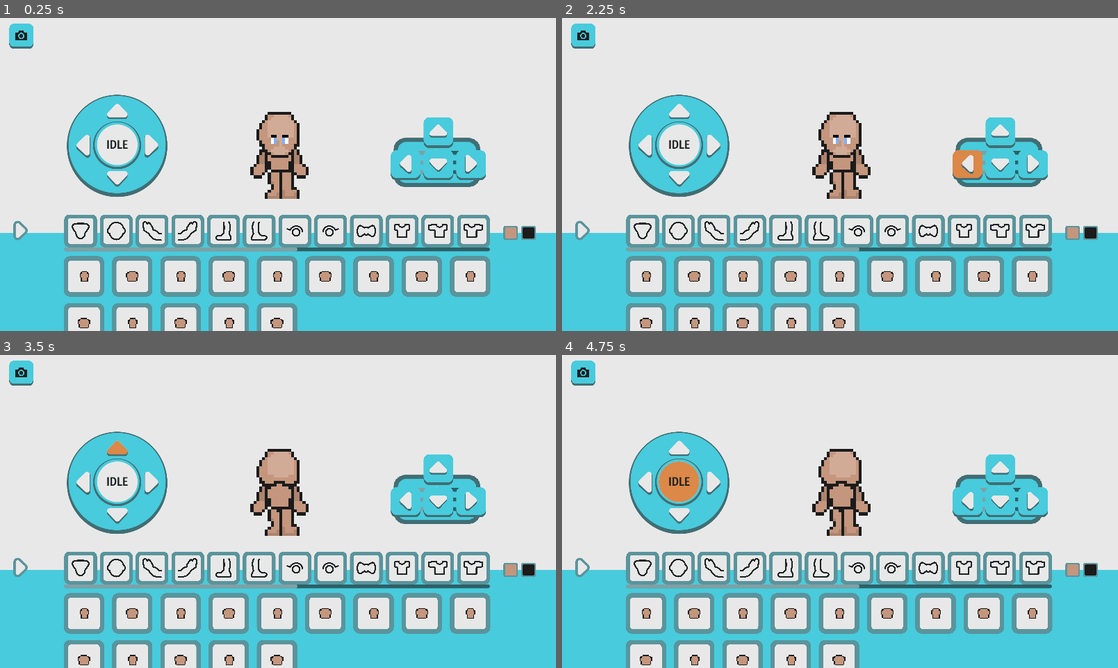
Above: before the commit, frames 1-4 (two rows, left to right).
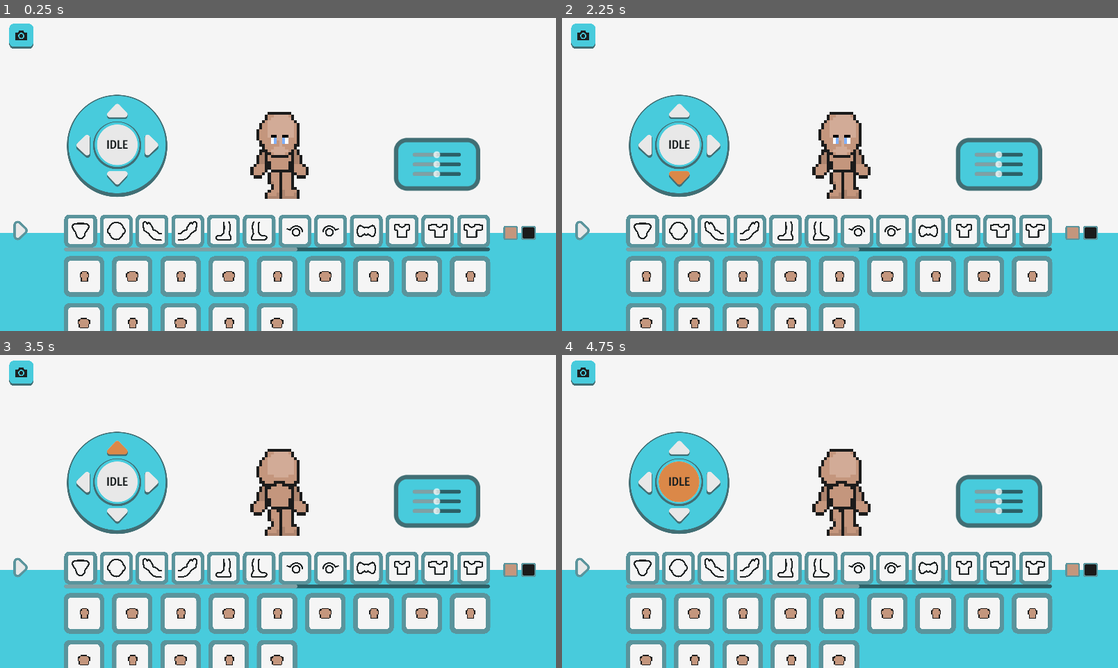
Above: after the commit, the same moments.

Repository: p1petto/CharacterMakerNew
Game: Godot game, scene res://Scenes/maker.tscn
Two runs of this game, one before a commit and one after it. Both use one fixed random seed, a clock stepped at 60 frames per second and the inputs below.
Inputs (mouse positions are in pixels of both pictures, inside the frame that each line leads up to):
- Up to frame 1 (0.25 s): no input
- Up to frame 2 (2.25 s): click (1034, 165) at 0.52 s; click (678, 177) at 1.27 s; click (967, 165) at 2.02 s
- Up to frame 3 (3.5 s): click (116, 448) at 2.77 s
- Up to frame 4 (4.75 s): click "IDLE" at 3.5 s; click "WALK" at 4.25 s

The runs differ from the first frame. In frame 1, 1.7% of the frame differs, in the area x 70-88%, y 31-56%; in frame 2, 2.1%, in the area x 19-88%, y 31-56%; in frame 3, 1.7%; in frame 4, 1.7%.

Commit message:
added: кастомизация колорпикера

Diff:
--- a/Assets/Theme/ColorTheme.tres
+++ b/Assets/Theme/ColorTheme.tres
@@ -6,5 +6,6 @@
 bg_color = Color(0.282353, 0.796078, 0.862745, 1)
 
 [resource]
+ColorPicker/icons/sample_bg = null
 Label/fonts/font = ExtResource("1_nclv2")
 PanelContainer/styles/panel = SubResource("StyleBoxFlat_ju3h0")
--- /dev/null
+++ b/Assets/UI/Sliders/SliderWindow.svg
@@ -0,0 +1,3 @@
+<svg width="229" height="229" viewBox="0 0 229 229" fill="none" xmlns="http://www.w3.org/2000/svg">
+<rect x="4.86707" y="4.61713" width="219" height="219" rx="20.5" fill="#48CBDC" stroke="#416E74" stroke-width="9"/>
+</svg>
--- /dev/null
+++ b/Scenes/UI/custom_color_picker.gd
@@ -0,0 +1,42 @@
+extends NinePatchRect
+@onready var color_picker = $ColorPicker
+@onready var color_preview = $ColorPicker/HBoxContainer/MarginContainer/ColorRect
+signal color_changed(color: Color)
+var picking_color := false
+
+func _ready() -> void:
+	Input.set_mouse_mode(Input.MOUSE_MODE_VISIBLE)
+	set_process_input(true)
+
+func _on_button_button_up() -> void:
+	picking_color = true
+	print("Color picking activated. Move mouse to preview, click to pick color.")
+
+func _input(event: InputEvent) -> void:
+	if not picking_color:
+		return
+
+	if event is InputEventMouseMotion or (event is InputEventMouseButton and event.pressed):
+		var viewport := get_viewport()
+		var image: Image = viewport.get_texture().get_image()
+		var window_size: Vector2 = viewport.get_visible_rect().size
+		var image_size: Vector2 = image.get_size()
+		var scale: Vector2 = image_size / window_size
+		var mouse_pos: Vector2 = event.position * scale
+
+		if image and mouse_pos.x >= 0 and mouse_pos.y >= 0 and mouse_pos.x < image_size.x and mouse_pos.y < image_size.y:
+			var pixel_color: Color = image.get_pixelv(mouse_pos)
+			color_preview.color = pixel_color
+
+			if event is InputEventMouseButton and event.pressed:
+				set_color_from_code(pixel_color)
+				print("Picked color:", pixel_color)
+				picking_color = false
+
+func _on_color_picker_color_changed(color: Color) -> void:
+	emit_signal("color_changed", color)
+
+func set_color_from_code(color: Color) -> void:
+	color_picker.color = color
+	color_preview.color = color
+	emit_signal("color_changed", color)
--- /dev/null
+++ b/Scenes/UI/custom_color_picker.tscn
@@ -0,0 +1,69 @@
+[gd_scene load_steps=7 format=3 uid="uid://dr8lvardujth0"]
+
+[ext_resource type="Script" path="res://Scenes/UI/custom_color_picker.gd" id="1_hiqtd"]
+[ext_resource type="Theme" uid="uid://4squd3f1aq8p" path="res://Assets/Theme/ColorTheme.tres" id="1_ybjb2"]
+[ext_resource type="Texture2D" uid="uid://duf081v6tdb1u" path="res://Assets/UI/CustomColorPicker/ColorPickerRect.png" id="2_ao1h3"]
+[ext_resource type="Texture2D" uid="uid://2mdyo7j1cjht" path="res://Assets/UI/CustomColorPicker/PickerButton/Property 1=Normal.png" id="4_w4q68"]
+[ext_resource type="Texture2D" uid="uid://cwnv653fap0p4" path="res://Assets/UI/CustomColorPicker/PickerButton/Property 1=pressed.png" id="5_r72tn"]
+[ext_resource type="Texture2D" uid="uid://duyxcx1ofpod8" path="res://Assets/UI/CustomColorPicker/PickerButton/Property 1=hover.png" id="6_jcd8e"]
+
+[node name="CustomColorPicker" type="NinePatchRect"]
+custom_minimum_size = Vector2(0, 360)
+offset_right = 292.0
+offset_bottom = 360.0
+size_flags_horizontal = 0
+theme = ExtResource("1_ybjb2")
+texture = ExtResource("2_ao1h3")
+region_rect = Rect2(0, 0, 1421, 1421)
+patch_margin_left = 11
+patch_margin_top = 34
+patch_margin_right = 11
+patch_margin_bottom = 11
+script = ExtResource("1_hiqtd")
+
+[node name="ColorPicker" type="ColorPicker" parent="."]
+layout_mode = 1
+anchors_preset = -1
+anchor_left = 0.5
+anchor_top = 0.543
+anchor_right = 0.5
+anchor_bottom = 0.543
+offset_left = -149.0
+offset_top = -167.0
+offset_right = 149.0
+offset_bottom = 167.0
+grow_horizontal = 2
+grow_vertical = 2
+scale = Vector2(0.85, 0.85)
+pivot_offset = Vector2(149, 167)
+sampler_visible = false
+color_modes_visible = false
+sliders_visible = false
+presets_visible = false
+
+[node name="HBoxContainer" type="HBoxContainer" parent="ColorPicker"]
+clip_contents = true
+layout_mode = 2
+theme_override_constants/separation = 12
+alignment = 2
+
+[node name="Button" type="TextureButton" parent="ColorPicker/HBoxContainer"]
+custom_minimum_size = Vector2(30, 30)
+layout_mode = 2
+size_flags_horizontal = 0
+texture_normal = ExtResource("4_w4q68")
+texture_pressed = ExtResource("5_r72tn")
+texture_hover = ExtResource("6_jcd8e")
+ignore_texture_size = true
+stretch_mode = 0
+
+[node name="MarginContainer" type="MarginContainer" parent="ColorPicker/HBoxContainer"]
+layout_mode = 2
+theme_override_constants/margin_right = 6
+
+[node name="ColorRect" type="ColorRect" parent="ColorPicker/HBoxContainer/MarginContainer"]
+custom_minimum_size = Vector2(246.19, 0)
+layout_mode = 2
+
+[connection signal="color_changed" from="ColorPicker" to="." method="_on_color_picker_color_changed"]
+[connection signal="button_up" from="ColorPicker/HBoxContainer/Button" to="." method="_on_button_button_up"]
--- a/Scenes/UI/custom_color_picker_button.tscn
+++ b/Scenes/UI/custom_color_picker_button.tscn
@@ -3,8 +3,8 @@
 [ext_resource type="Script" path="res://Scripts/UI/custom_color_picker_button.gd" id="1_1laor"]
 [ext_resource type="Texture2D" uid="uid://dvvvxx54qtnph" path="res://Assets/UI/ColorPickerButtonSlot/Property 1=normal.png" id="1_j3sci"]
 [ext_resource type="Texture2D" uid="uid://kmh7wotm082h" path="res://Assets/UI/ColorPickerButtonSlot/Property 1=active.png" id="2_5h0y7"]
-[ext_resource type="Script" path="res://Scripts/UI/color_picker.gd" id="2_pos8s"]
 [ext_resource type="Texture2D" uid="uid://i88ahoo6ie0t" path="res://Assets/UI/ColorPickerButtonSlot/Property 1=hover.png" id="3_ddgvk"]
+[ext_resource type="PackedScene" uid="uid://dr8lvardujth0" path="res://Scenes/UI/custom_color_picker.tscn" id="6_reg2r"]
 
 [node name="Button" type="TextureButton"]
 custom_minimum_size = Vector2(8, 8)
@@ -21,16 +21,12 @@
 stretch_mode = 0
 script = ExtResource("1_1laor")
 
-[node name="ColorPicker" type="ColorPicker" parent="."]
+[node name="ColorPicker" parent="." instance=ExtResource("6_reg2r")]
 visible = false
-layout_mode = 0
-offset_right = 298.0
-offset_bottom = 331.0
-edit_alpha = false
-color_modes_visible = false
-sliders_visible = false
-presets_visible = false
-script = ExtResource("2_pos8s")
+layout_mode = 1
+offset_left = -13.0
+offset_right = 295.0
+offset_bottom = 326.0
 
 [connection signal="toggled" from="." to="." method="_on_toggled"]
 [connection signal="color_changed" from="ColorPicker" to="." method="_on_color_picker_color_changed"]
--- a/Scenes/maker.tscn
+++ b/Scenes/maker.tscn
@@ -119,6 +119,7 @@
 [ext_resource type="Texture2D" uid="uid://b8phqo6i6qyrb" path="res://Assets/UI/Buttons/Property 1=pressed.png" id="103_k564d"]
 [ext_resource type="Texture2D" uid="uid://ctt0jieu6g1hg" path="res://Assets/UI/Buttons/Property 1=hover.png" id="104_2qwpn"]
 [ext_resource type="Texture2D" uid="uid://b2dhs5ey7tjgu" path="res://Assets/UI/icons/screenshot.svg" id="106_8grb0"]
+[ext_resource type="PackedScene" uid="uid://dr8lvardujth0" path="res://Scenes/UI/custom_color_picker.tscn" id="114_wcakn"]
 
 [sub_resource type="ViewportTexture" id="ViewportTexture_1urqw"]
 viewport_path = NodePath("SubViewportContainer/SubViewport")
@@ -404,6 +405,7 @@
 script = ExtResource("3_p20pd")
 
 [node name="PositionController" type="ColorRect" parent="UI"]
+visible = false
 anchors_preset = -1
 anchor_left = 0.875
 anchor_top = 0.418
@@ -607,6 +609,13 @@
 text = "IDLE"
 horizontal_alignment = 1
 
+[node name="ColorSchemeColorPicker" parent="UI" instance=ExtResource("114_wcakn")]
+visible = false
+offset_left = 793.0
+offset_top = 53.0
+offset_right = 1091.0
+offset_bottom = 387.0
+
 [node name="Catalog" type="MarginContainer" parent="UI" node_paths=PackedStringArray("current_tab")]
 anchors_preset = 12
 anchor_top = 1.0
@@ -889,19 +898,6 @@
 size_flags_vertical = 8
 script = ExtResource("45_5q11q")
 
-[node name="ColorSchemeColorPicker" type="ColorPicker" parent="UI"]
-visible = false
-offset_left = 823.0
-offset_top = 131.0
-offset_right = 1121.0
-offset_bottom = 431.0
-size_flags_horizontal = 4
-picker_shape = 2
-color_modes_visible = false
-sliders_visible = false
-hex_visible = false
-presets_visible = false
-
 [node name="HBoxContainer" type="MarginContainer" parent="UI"]
 anchors_preset = 10
 anchor_right = 1.0
--- a/Scenes/slider_window.tscn
+++ b/Scenes/slider_window.tscn
@@ -3,17 +3,18 @@
 [ext_resource type="Texture2D" uid="uid://cp6jd4855bu42" path="res://Assets/UI/Sliders/SliderWindow.png" id="1_k8p8d"]
 
 [node name="SliderWindow" type="NinePatchRect"]
+texture_filter = 2
 custom_minimum_size = Vector2(180, 48)
 offset_right = 180.0
-offset_bottom = 42.0
+offset_bottom = 48.0
 size_flags_horizontal = 3
 size_flags_vertical = 3
 texture = ExtResource("1_k8p8d")
-region_rect = Rect2(0, 0, 228, 228)
-patch_margin_left = 24
-patch_margin_top = 24
-patch_margin_right = 24
-patch_margin_bottom = 24
+region_rect = Rect2(0, 0, 649, 649)
+patch_margin_left = 28
+patch_margin_top = 28
+patch_margin_right = 28
+patch_margin_bottom = 28
 
 [node name="CenterContainer" type="CenterContainer" parent="."]
 layout_mode = 1
--- a/Scripts/Accessories/Accessorie.gd
+++ b/Scripts/Accessories/Accessorie.gd
@@ -50,7 +50,7 @@
 func _connect_color():
 	cur_color = accessorie.color
 	color_picker_button._on_color_picker_color_changed(cur_color)
-	color_picker_button.color_picker.color = cur_color
+	color_picker_button.color_picker.set_color_from_code(cur_color)
 	start_color = cur_color
 	material.set_shader_parameter("oldcolor", cur_color)
 	set_start_color()
--- a/Scripts/Clothes/static_clothing.gd
+++ b/Scripts/Clothes/static_clothing.gd
@@ -45,7 +45,7 @@
 func _connect_color():
 	cur_color = resource_clothing.initial_color
 	color_picker_button._on_color_picker_color_changed(cur_color)
-	color_picker_button.color_picker.color = cur_color
+	color_picker_button.color_picker.set_color_from_code(cur_color)
 	initial_color = cur_color
 	initial_color_line = resource_clothing.initial_color_line
 	set_start_color()
--- a/Scripts/ConditionallyDynamicPart/conditionally_dynamic_part.gd
+++ b/Scripts/ConditionallyDynamicPart/conditionally_dynamic_part.gd
@@ -71,7 +71,7 @@
 func _connect_color():
 	cur_color = conditionally_dynamic.color
 	color_picker_button._on_color_picker_color_changed(cur_color)
-	color_picker_button.color_picker.color = cur_color
+	color_picker_button.color_picker.set_color_from_code(cur_color)
 	start_color = cur_color
 	set_start_color()
 
--- a/Scripts/DynamicParts/dynamic_part.gd
+++ b/Scripts/DynamicParts/dynamic_part.gd
@@ -69,8 +69,8 @@
 	_on_color_changed(cur_color)
 	_on_border_color_changed(initial_line_color)
 
-	color_picker_button.color_picker.color = cur_color
-	color_picker_button_border.color_picker.color = initial_line_color
+	color_picker_button.color_picker.set_color_from_code(cur_color)
+	color_picker_button_border.color_picker.set_color_from_code(initial_line_color)
 	color_picker_button_border.set_new_bg_color(initial_line_color)
 
 func _on_color_changed(new_color: Color) -> void:
--- a/Scripts/Hair/hair.gd
+++ b/Scripts/Hair/hair.gd
@@ -60,7 +60,7 @@
 func _connect_color():
 	cur_color = hair_resource.initial_color
 	color_picker_button._on_color_picker_color_changed(cur_color)
-	color_picker_button.color_picker.color = cur_color
+	color_picker_button.color_picker.set_color_from_code(cur_color)
 	initial_color = cur_color
 	initial_color_line = hair_resource.initial_color_line
 	set_start_color()
--- a/Scripts/StaticElements/static_element.gd
+++ b/Scripts/StaticElements/static_element.gd
@@ -34,7 +34,7 @@
 func _connect_color():
 	cur_color = static_resource.color
 	color_picker_button._on_color_picker_color_changed(cur_color)
-	color_picker_button.color_picker.color = cur_color
+	color_picker_button.color_picker.set_color_from_code(cur_color)
 	start_color = cur_color
 	material.set_shader_parameter("oldcolor", cur_color)
 	set_start_color()
--- a/Scripts/UI/color_picker_button_container_border.gd
+++ b/Scripts/UI/color_picker_button_container_border.gd
@@ -29,7 +29,7 @@
 func _create_and_assign_color_picker_deferred(element):
 	var color_picker_button = color_picker_button_scene.instantiate()
 	color_picker_button.name = element.name
-	color_picker_button.size = Vector2(40, 30)
+	color_picker_button.size = Vector2(30, 30)
 
 
 	add_child(color_picker_button)
--- a/Scripts/UI/color_scheme_controller.gd
+++ b/Scripts/UI/color_scheme_controller.gd
@@ -145,9 +145,6 @@
 		Color.from_hsv(base_color.h, s3, v3)
 	]
 
-func _on_color_scheme_color_picker_color_changed(color: Color) -> void:
-	update_colors(color)
-
 func _on_accept_button_up() -> void:
 	for index in checkbox_controller.check_button_pressed:
 		set_color_scheme(index)
@@ -172,3 +169,7 @@
 		if button.has_method("_on_color_picker_color_changed"):
 			var color_index = i % colors_count  # Цикличный выбор цветов
 			button._on_color_picker_color_changed(colors[color_index])
+
+
+func _on_color_scheme_color_picker_color_changed(color: Color) -> void:
+	update_colors(color)
--- a/Scripts/clothes.gd
+++ b/Scripts/clothes.gd
@@ -42,12 +42,12 @@
 
 func _connect_color():
 	color_picker_button._on_color_picker_color_changed(cur_color)
-	color_picker_button.color_picker.color = cur_color
+	color_picker_button.color_picker.set_color_from_code(cur_color)
 	set_start_color()
 
 func set_start_color() -> void:
 	_on_color_changed(start_color)
-	color_picker_button.color_picker.color = start_color
+	color_picker_button.color_picker.set_color_from_code(start_color)
 
 
 func _on_color_changed(new_color: Color) -> void:
--- a/Scripts/dynamic_clothes.gd
+++ b/Scripts/dynamic_clothes.gd
@@ -33,12 +33,12 @@
 
 func _connect_color():
 	color_picker_button._on_color_picker_color_changed(cur_color)
-	color_picker_button.color_picker.color = cur_color
+	color_picker_button.color_picker.set_color_from_code(cur_color)
 	set_start_color()
 
 func set_start_color() -> void:
 	_on_color_changed(start_color)
-	color_picker_button.color_picker.color = start_color
+	color_picker_button.color_picker.set_color_from_code(start_color)
 
 func _on_color_changed(new_color: Color) -> void:
 	cur_color = new_color
--- a/project.godot
+++ b/project.godot
@@ -50,4 +50,4 @@
 textures/canvas_textures/default_texture_filter=0
 renderer/rendering_method="gl_compatibility"
 renderer/rendering_method.mobile="gl_compatibility"
-environment/defaults/default_clear_color=Color(0.909804, 0.909804, 0.909804, 1)
+environment/defaults/default_clear_color=Color(0.960784, 0.960784, 0.960784, 1)
Binary file added: Assets/UI/CustomColorPicker/ColorPickerRect.png
Not shown, added: Assets/UI/CustomColorPicker/ColorPickerRect.png.import
Binary file added: Assets/UI/CustomColorPicker/PickerButton/Property 1=Normal.png
Not shown, added: Assets/UI/CustomColorPicker/PickerButton/Property 1=Normal.png.import
Binary file added: Assets/UI/CustomColorPicker/PickerButton/Property 1=hover.png
Not shown, added: Assets/UI/CustomColorPicker/PickerButton/Property 1=hover.png.import
Binary file added: Assets/UI/CustomColorPicker/PickerButton/Property 1=pressed.png
Not shown, added: Assets/UI/CustomColorPicker/PickerButton/Property 1=pressed.png.import
Binary file changed: Assets/UI/Sliders/SliderWindow.png
Not shown, added: Assets/UI/Sliders/SliderWindow.svg.import
Binary file changed: Assets/UI/Slots/slot normal.png
Not shown: 2 places in Scenes/maker.tscn that only renumber resources
